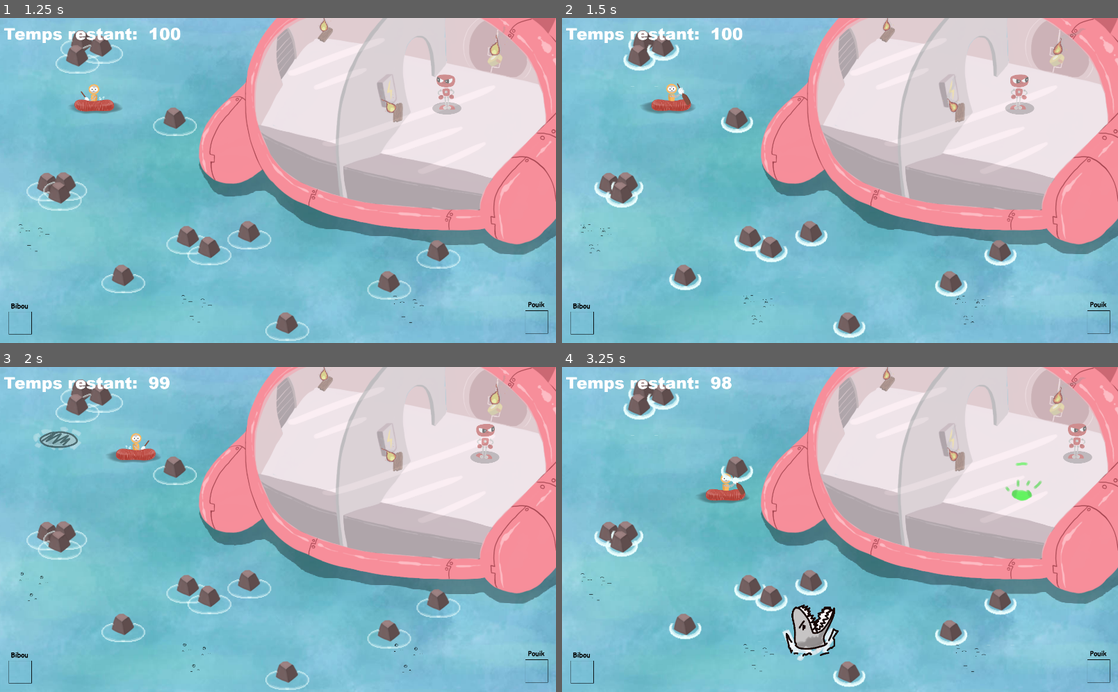
Above: before the commit, frames 1-4 (two rows, left to right).
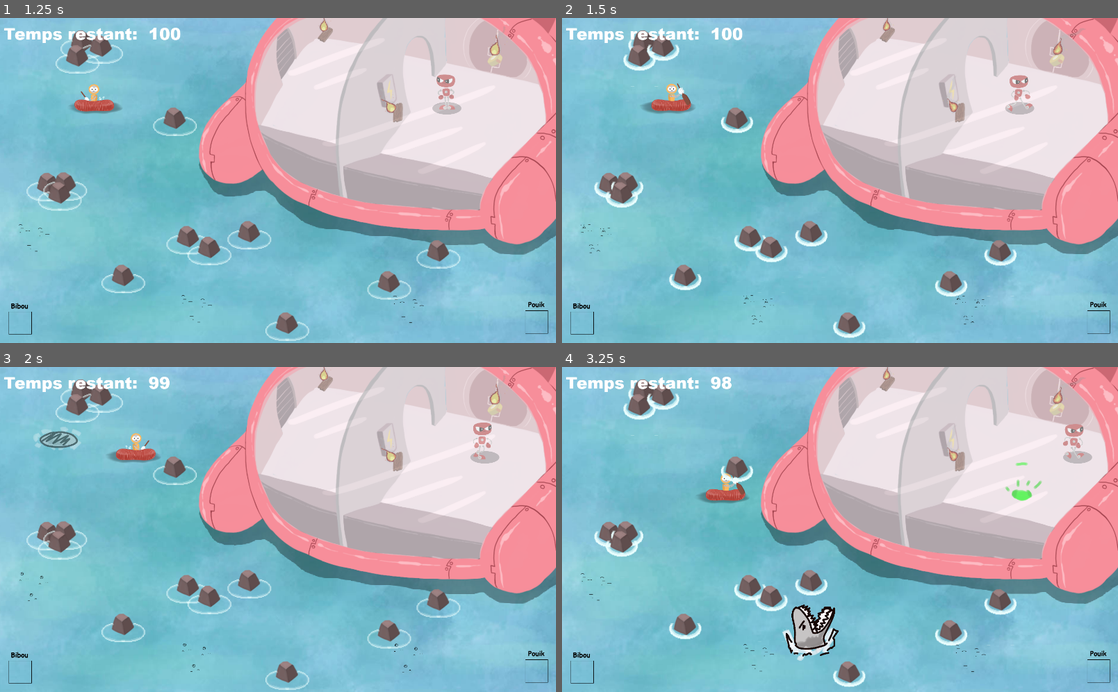
Above: after the commit, the same moments.

Repository: Majimo/FishAndShip
Game: Godot game, scene res://scenes/Intro.tscn
Two runs of this game, one before a commit and one after it. Both use one fixed random seed, a clock stepped at 60 frames per second and the inputs below. Sound files missing from this copy of the repository are replaced by a short silence.
Inputs:
- Up to frame 1 (1.25 s): click "Jouer" at 0.5 s
- Up to frame 2 (1.5 s): tap Enter (ui_accept) at 1.25 s; hold Right (ui_right) from 1.28 s (still down); hold D (ui_right2) from 1.28 s (still down)
- Up to frame 3 (2 s): keep holding Right (ui_right); keep holding D (ui_right2); tap Enter (ui_accept) at 1.52 s
- Up to frame 4 (3.25 s): release Right (ui_right) at 2.03 s; release D (ui_right2) at 2.03 s; hold Down (ui_down) 2.03-2.78 s; tap D (ui_right2) at 2.1 s; tap Enter (ui_accept) at 2.27 s; hold Right (ui_right) from 2.78 s (still down); hold D (ui_right2) from 2.78 s (still down)

Frame 1 is identical in both runs. In frame 2, 0.1% of the frame differs, in the area x 80-85%, y 17-29%; in frame 3, 0.2%, in the area x 85-89%, y 17-29%; in frame 4, 0.2%.

Commit message:
dernier commit je sais plus ce que c'est

Diff:
--- a/scripts/Perso2.gd
+++ b/scripts/Perso2.gd
@@ -23,7 +23,7 @@
 	var direction = Vector2()
 
 	if Input.is_action_pressed("ui_right2"):
-		$Sprite.play("poutik_marche")
+		$Sprite.play("pouik_marche")
 		direction.x += 1
 		flipHSprite = true
 	if Input.is_action_pressed("ui_left2"):
Not shown, added: export_presets.cfg
